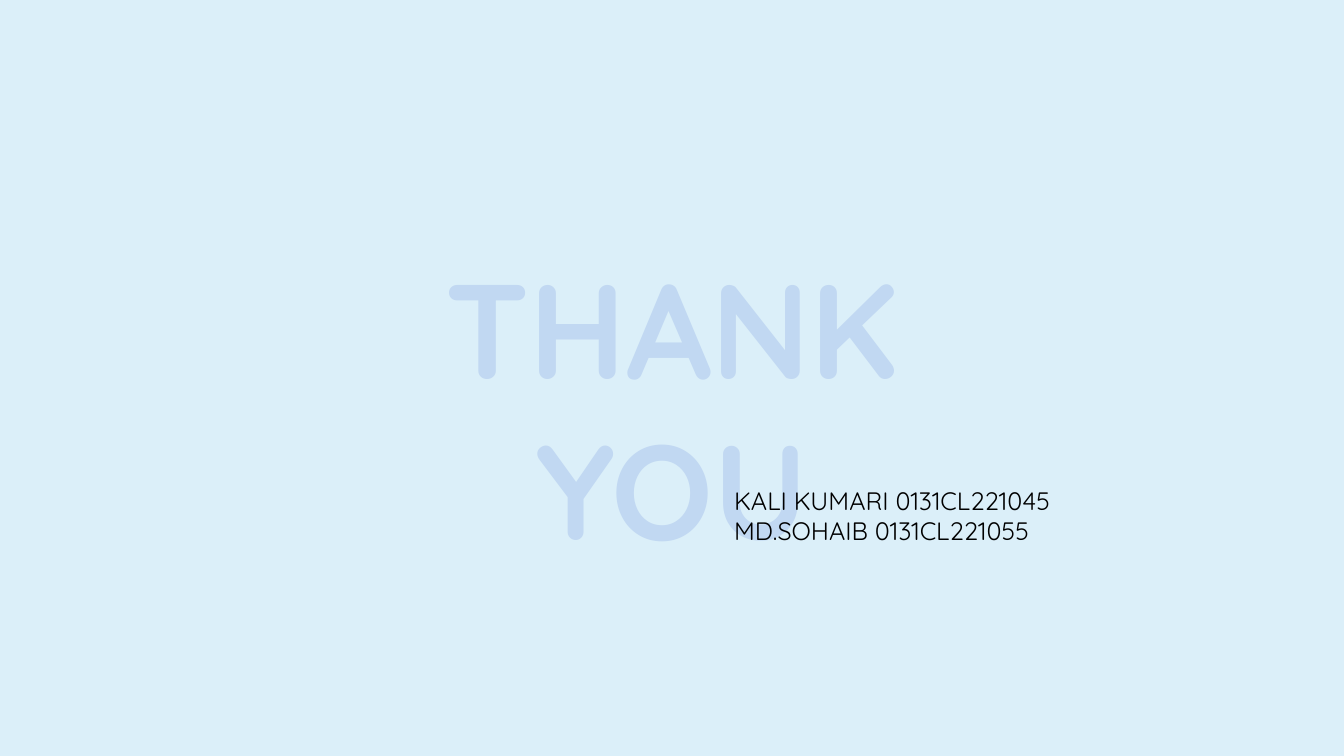
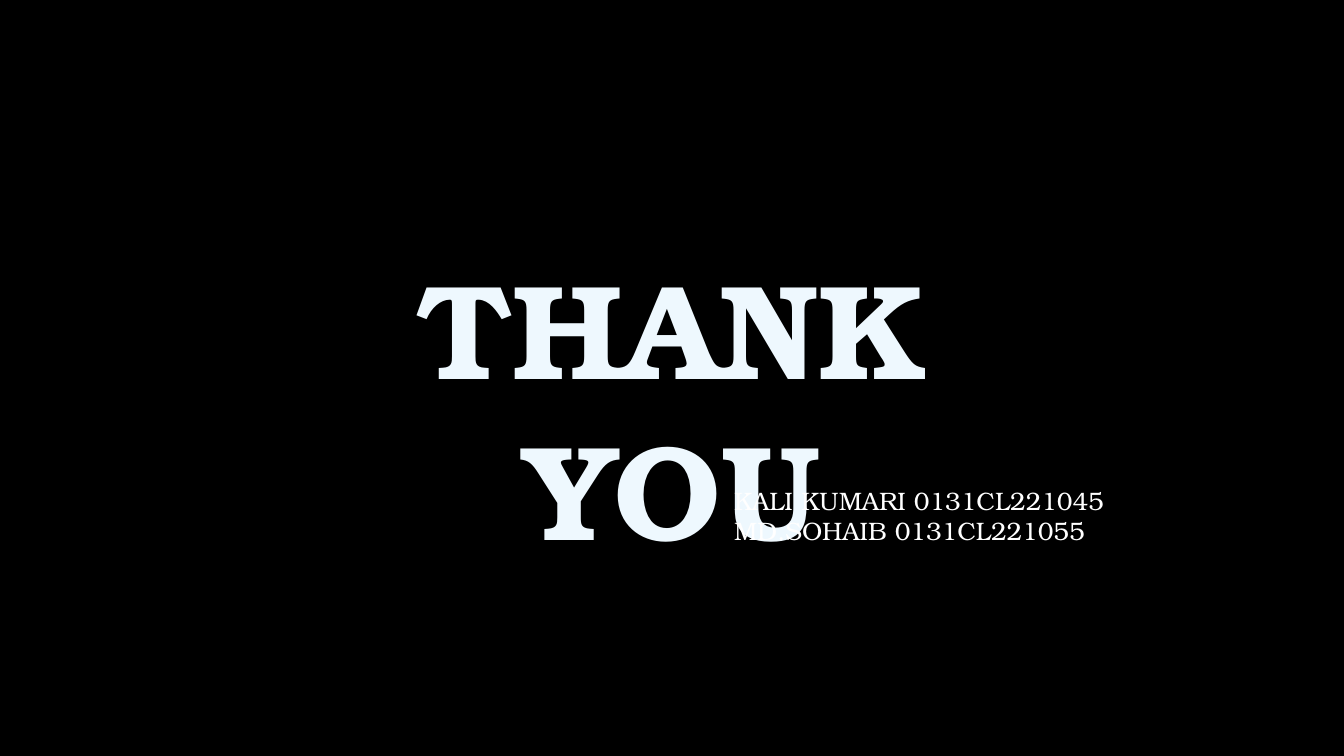
Before and after one commit to kalikumari292725/oopm-case-study, a slide deck: slide 17 of PRESENTATIONPPT3.pptx (slide 10 before the commit). Drawn at 1344x756 pixels with LibreOffice and Linux fonts; fonts in the diff are those of the drawing; background and template pictures are left out. Boxes give left, top, right and bottom in pixels: in the first picture for what was removed or moved away, otherwise in the second. Text is boxed around its words. In the diff, an @@ line names an element or a change of style, - is before the commit and + after.

```diff
--- a/PRESENTATIONPPT3.pptx
+++ b/PRESENTATIONPPT3.pptx
@@ background #DBEFF9 to picture (left out) @@
@@ text "THANK YOU" at (418,287,926,542): font Quicksand to TeX Gyre Bonum, text colour pattern #17406D on #C1D8F2 to pattern #ABDAFC on #EEF8FE, letter outline #113052 1 pt to #45ADF8 1 pt @@
@@ text "KALI KUMARI 0131CL221045" at (734,487,1104,542): font Quicksand to TeX Gyre Bonum, text colour #000000 to #FFFFFF @@
```
Also in this commit, not shown: 4 other slides changed, 12 slides added, 5 slides removed.
